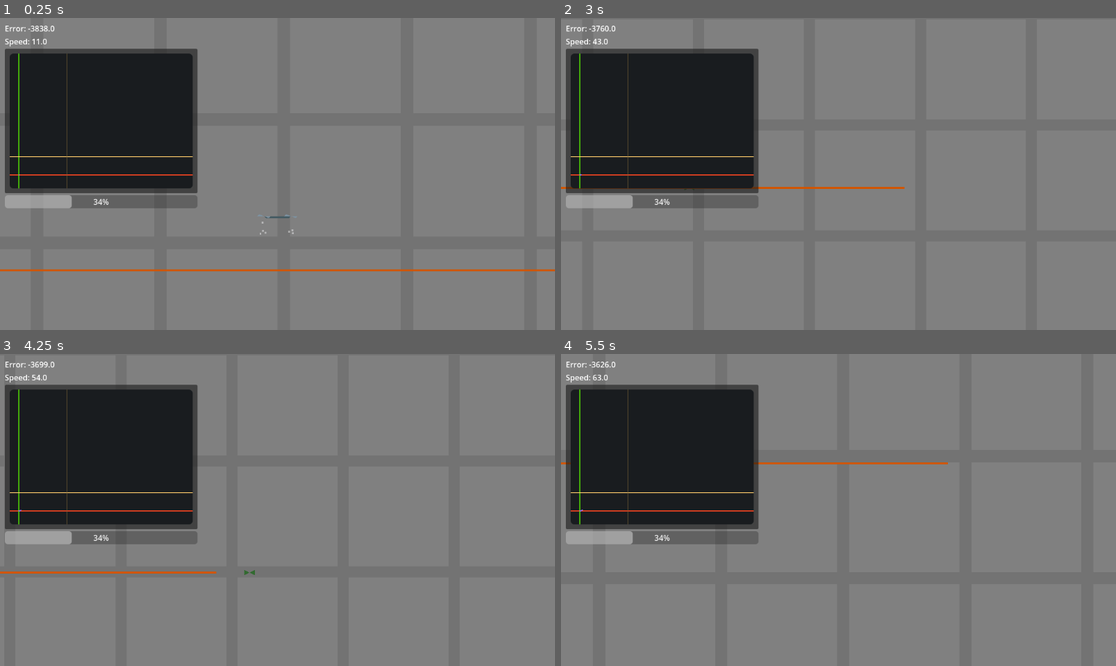
Above: before the commit, frames 1-4 (two rows, left to right).
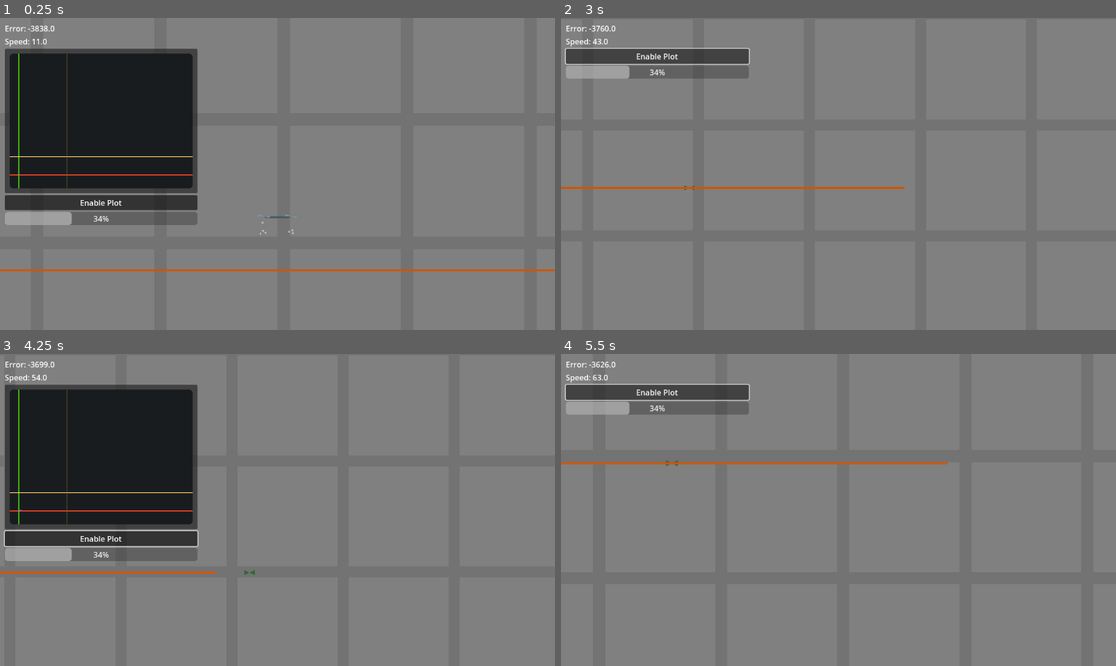
Above: after the commit, the same moments.

Repository: NattHerman/control
Game: Godot game, scene res://main.tscn
The game is run twice, just before and just after one commit, with the same random seed, the same clock (stepped at 60 frames per second) and the same inputs. The engine's default icon, where the game draws it, is replaced by a stand-in: a white triangle on a blue panel in a dark square.
Inputs (mouse positions are in pixels of both pictures, inside the frame that each line leads up to):
- Up to frame 1 (0.25 s): no input
- Up to frame 2 (3 s): click (660, 202) at 0.5 s, where only the run after the commit has a clickable "Enable Plot"; tap Enter at 1.25 s; move the mouse to (960, 158) at 1.27 s; hold D (pan_right) 1.28-2 s; hold Shift (pan_speed_increase) 1.28-2 s; click (960, 158) at 1.42 s; drag from (727, 189) to (810, 236) at 2.02 s; tap Space at 2.75 s; move the mouse to (894, 105) at 2.77 s; hold D (pan_right) from 2.78 s (still down); hold Mouse wheel down (zoom_out) from 2.78 s (still down)
- Up to frame 3 (4.25 s): release D (pan_right) at 3.5 s; release Mouse wheel down (zoom_out) at 3.5 s; tap Enter at 3.5 s; drag from (249, 572) to (111, 463) at 3.52 s
- Up to frame 4 (5.5 s): tap Space at 4.25 s; move the mouse to (1005, 556) at 4.27 s; hold A (pan_left) 4.28-5 s; hold Mouse wheel up (zoom_in) 4.28-5 s; drag from (672, 463) to (755, 432) at 5.02 s

The runs differ from the first frame. In frame 1, 3.1% of the frame differs, in the area x 0-36%, y 56-67%; in frame 2, 17%; in frame 3, 3.3%; in frame 4, 17%, in the area x 0-36%, y 9-62%.

Commit message:
Created plot toggle button

Diff:
--- a/ui.gd
+++ b/ui.gd
@@ -11,7 +11,13 @@
 	error_label.text = "Error: " + str(round(ui_values.error))
 	speed_label.text = "Speed: " + str(round(ui_values.speed))
 
+
 func _ready() -> void:
 	plot.set_data("Height", ui_values.positon_list)
 	plot.add_haxis(1280*3, Color("#ffcc6b"))
 	plot.add_vaxis(100, Color("#ffcc6b") * 0.5)
+	plot.visible = %TogglePlot.button_pressed
+
+
+func _on_toggle_plot_toggled(toggled_on: bool) -> void:
+	plot.visible = toggled_on
--- a/ui.tscn
+++ b/ui.tscn
@@ -36,8 +36,17 @@
 unique_name_in_owner = true
 layout_mode = 2
 
+[node name="TogglePlot" type="Button" parent="MarginContainer/VBoxContainer"]
+unique_name_in_owner = true
+layout_mode = 2
+toggle_mode = true
+button_pressed = true
+text = "Enable Plot"
+
 [node name="ThrustRatioBar" type="ProgressBar" parent="MarginContainer/VBoxContainer"]
 unique_name_in_owner = true
 custom_minimum_size = Vector2(300, 0)
 layout_mode = 2
 max_value = 1.0
+
+[connection signal="toggled" from="MarginContainer/VBoxContainer/TogglePlot" to="." method="_on_toggle_plot_toggled"]
